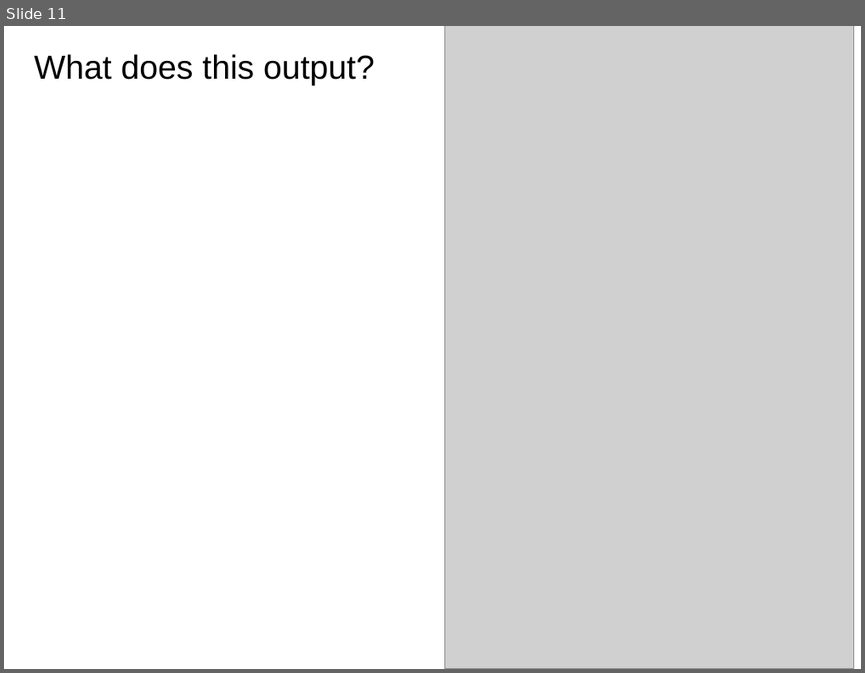
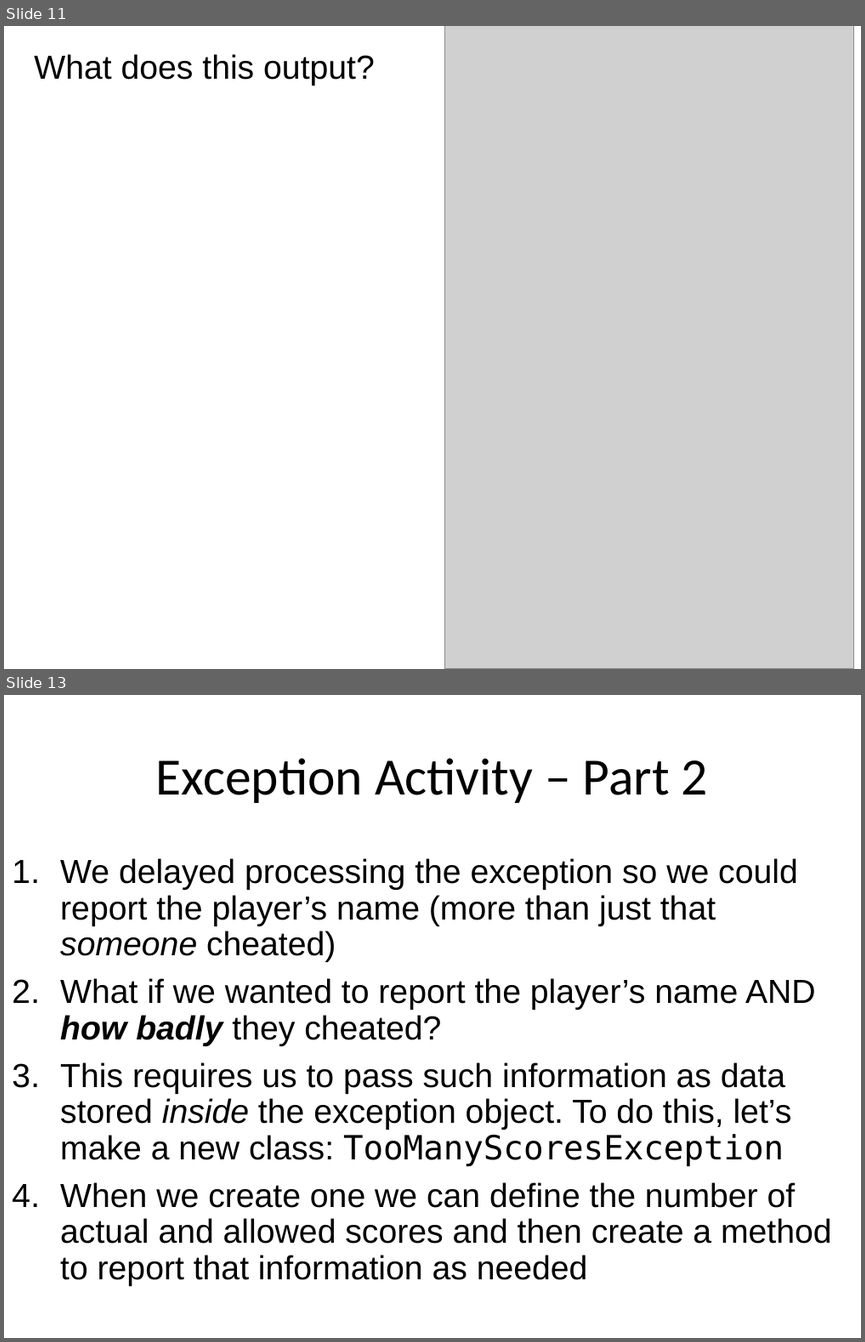
Before and after one commit to RHIT-CSSE/csse220, a slide deck: ClassMaterials/OOAndExceptions/Slides/Part3-ExceptionHandling.pptx. Shown one above the other, each under a label of ours: slide 11 before the commit, slides 11 and 13 after it; the slides between them are not shown. The pictures are 865x673 and 865x1342 pixels, drawn with LibreOffice and Linux fonts; fonts in the diff are those of the drawing; grey boxes stand for pictures. Boxes give left, top, right and bottom in pixels: in the first picture for what was removed or moved away, otherwise in the second. Text is boxed around its words. In the diff, an @@ line names an element or a change of style, - is before the commit and + after.

```diff
--- a/ClassMaterials/OOAndExceptions/Slides/Part3-ExceptionHandling.pptx
+++ b/ClassMaterials/OOAndExceptions/Slides/Part3-ExceptionHandling.pptx
@@ slide 13 added at (4,695,861,1338), background #FFFFFF @@
@@ text added at (156,758,708,803), 44 pt, text #000000 @@
+Exception Activity – Part 2
@@ subtitle added at (60,858,832,1286), 28 pt, text #000000 @@
+1. We delayed processing the exception so we could report the player’s name (more than just that someone cheated)
+2. What if we wanted to report the player’s name AND how badly they cheated?
+3. This requires us to pass such information as data stored inside the exception object. To do this, let’s make a new class: TooManyScoresException
+4. When we create one we can define the number of actual and allowed scores and then create a method to report that information as needed
```
Also in this commit, not shown: 3 slides changed, 4 other files.
